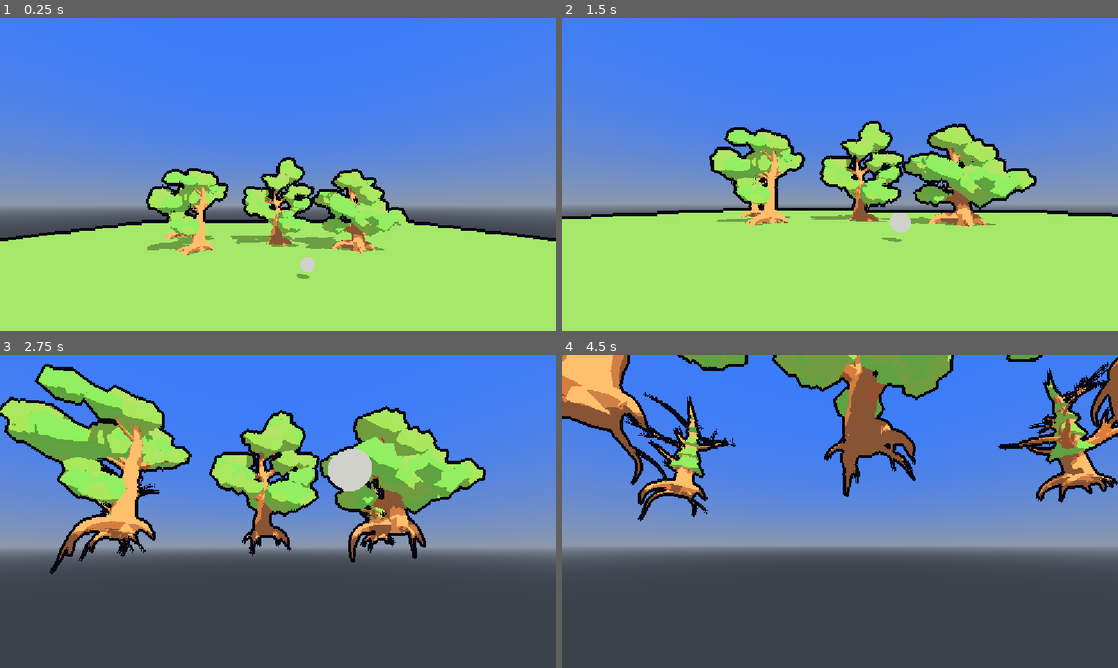
Above: before the commit, frames 1-4 (two rows, left to right).
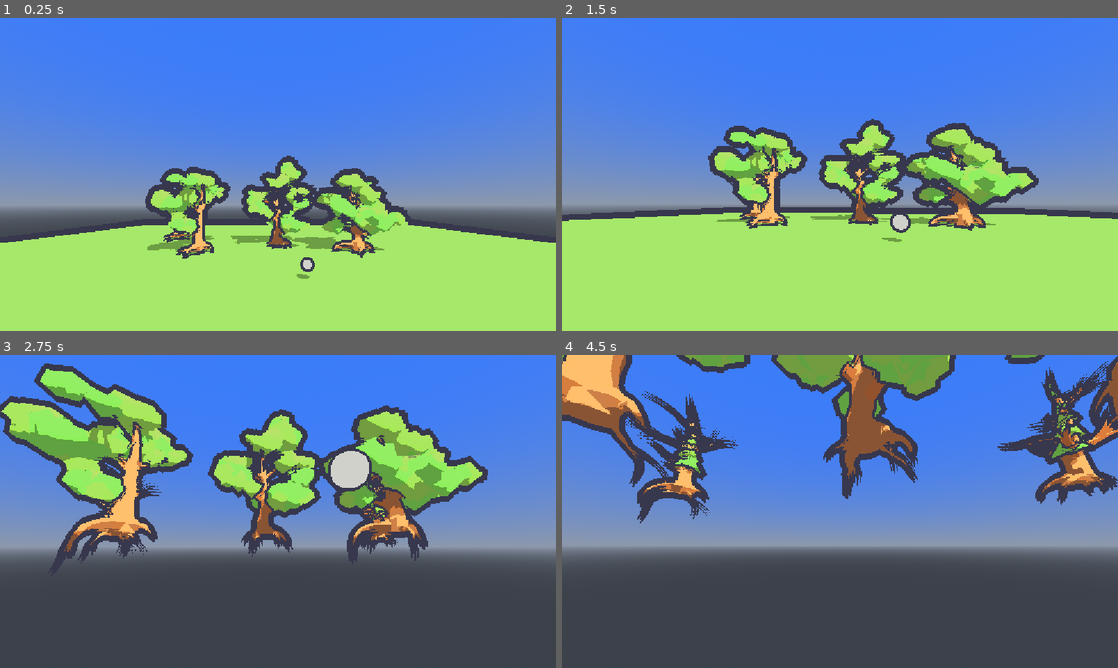
Above: after the commit, the same moments.

Repository: WMsans/anime-tree-rendering
Game: Godot game, scene res://demo/tree_demo.tscn
Same seed, same stepped clock (60 frames per second), same inputs: the game is played once before the commit and once after it. This scene is started directly instead of the project's main scene.
Inputs (mouse positions are in pixels of both pictures, inside the frame that each line leads up to):
- Up to frame 1 (0.25 s): no input
- Up to frame 2 (1.5 s): tap Enter at 0.5 s; move the mouse to (867, 174) at 0.52 s; hold Shift 0.53-1.28 s; hold W from 0.53 s (still down); tap Space at 0.77 s; move the mouse to (812, 174) at 1.27 s; tap Shift at 1.35 s
- Up to frame 3 (2.75 s): keep holding W; tap Space at 1.52 s; move the mouse to (289, 505) at 2.02 s; hold Shift from 2.03 s (still down)
- Up to frame 4 (4.5 s): keep holding W; move the mouse to (834, 517) at 2.77 s; release Shift at 2.78 s; tap Shift at 2.85, 4.35 s; tap Space at 3.02, 3.77 s; move the mouse to (878, 514) at 3.52 s; hold Shift 3.53-4.28 s; move the mouse to (795, 508) at 4.27 s

The runs differ from the first frame. In frame 1, 4.7% of the frame differs, in the area x 0-100%, y 44-82%; in frame 2, 6.7%; in frame 3, 8.8%; in frame 4, 9.3%, in the area x 0-100%, y 0-54%.

Commit message:
feat: leaves over trunk

Diff:
--- a/demo/src/outline_post_process.gd
+++ b/demo/src/outline_post_process.gd
@@ -2,7 +2,9 @@
 ##
 ## Lines are drawn where the view-space depth jumps by more than
 ## [member depth_threshold] metres. Two objects overlapping on screen whose
-## surfaces are closer together than that get no line between them.
+## surfaces are closer together than that get no line between them, unless
+## their hues differ by more than [member color_threshold] (leaves over trunk):
+## then the nearer one gets the line.
 class_name OutlinePostProcess
 extends Node3D
 
@@ -22,6 +24,12 @@
 	set(value):
 		depth_threshold = value
 		_set_param("depth_threshold", value)
+
+## Chromaticity distance that draws a line on the nearer surface with no depth gap.
+@export var color_threshold := 0.08:
+	set(value):
+		color_threshold = value
+		_set_param("color_threshold", value)
 
 var _material: ShaderMaterial
 
@@ -43,6 +51,7 @@
 	_set_param("outline_color", outline_color)
 	_set_param("thickness", thickness)
 	_set_param("depth_threshold", depth_threshold)
+	_set_param("color_threshold", color_threshold)
 
 
 func _set_param(param: StringName, value: Variant) -> void:
--- a/demo/tree_demo.tscn
+++ b/demo/tree_demo.tscn
@@ -59,6 +59,8 @@
 
 [node name="OutlinePostProcess" type="Node3D" parent="." unique_id=153322400]
 script = ExtResource("2_post")
+outline_color = Color(0.21900001, 0.21900001, 0.3, 1)
+thickness = 3.0
 depth_threshold = 2.0
 
 [node name="Ground" type="MeshInstance3D" parent="." unique_id=745682141]
--- a/shaders/outline.gdshader
+++ b/shaders/outline.gdshader
@@ -8,13 +8,20 @@
 uniform float thickness = 1.5;
 // Depth gap between two surfaces, in metres, below which no line is drawn.
 uniform float depth_threshold = 0.5;
+// Hue difference (chromaticity distance) that draws a line on the nearer surface
+// even with no depth gap, e.g. leaves pressed against the trunk.
+uniform float color_threshold = 0.08;
 
 uniform sampler2D depth_texture : hint_depth_texture, filter_nearest;
+// Opaque-only copy, before cel shading. Cel shading keeps hue, so this is fine.
+uniform sampler2D screen_texture : hint_screen_texture, filter_nearest;
 
 // View-space distance of the opaque surface at uv. Godot 4 uses a reverse-Z buffer,
 // so depth 0 is the far plane: sky, or nothing drawn there. inv_proj has to be
 // handed in because stage built-ins are only visible inside the entry points.
-float view_depth(float d, vec2 uv, mat4 inv_proj) {
+float view_depth(vec2 uv, mat4 inv_proj) {
+	// texture() on the depth sampler is available in helper functions.
+	float d = texture(depth_texture, uv).r;
 	if (d <= 0.0) {
 		return 10000.0;
 	}
@@ -22,9 +29,17 @@
 	return -view.z / view.w;
 }
 
-float depth_at(vec2 uv) {
-	// texture() on the depth sampler is available in helper functions.
-	return texture(depth_texture, uv).r;
+// Colour with brightness divided out: lighting and cel bands leave it alone,
+// green leaves and brown bark don't.
+vec3 chroma(vec2 uv) {
+	vec3 c = texture(screen_texture, uv).rgb;
+	return c / max(c.r + c.g + c.b, 1e-4);
+}
+
+// Hue step towards a neighbour, counted only when this pixel is in front of it,
+// so the line lands on the occluder (the leaf) and not on the trunk behind.
+float hue_step(vec3 cc, float c, vec2 uv, float n) {
+	return n > c ? distance(cc, chroma(uv)) : 0.0;
 }
 
 void vertex() {
@@ -37,16 +52,23 @@
 	vec2 r = SCREEN_UV + vec2(o.x, 0.0);
 	vec2 u = SCREEN_UV - vec2(0.0, o.y);
 	vec2 dn = SCREEN_UV + vec2(0.0, o.y);
-	float c = view_depth(depth_at(SCREEN_UV), SCREEN_UV, INV_PROJECTION_MATRIX);
+	float c = view_depth(SCREEN_UV, INV_PROJECTION_MATRIX);
+	float zl = view_depth(l, INV_PROJECTION_MATRIX);
+	float zr = view_depth(r, INV_PROJECTION_MATRIX);
+	float zu = view_depth(u, INV_PROJECTION_MATRIX);
+	float zd = view_depth(dn, INV_PROJECTION_MATRIX);
 	// Second derivative, not a plain difference: a surface receding from the camera
 	// has a large depth difference across it but no line, and this cancels that out.
 	// Across a step between two objects it equals the step in metres, which is
 	// exactly what the threshold is about.
-	float lap = abs(view_depth(depth_at(l), l, INV_PROJECTION_MATRIX)
-			+ view_depth(depth_at(r), r, INV_PROJECTION_MATRIX) - 2.0 * c)
-			+ abs(view_depth(depth_at(u), u, INV_PROJECTION_MATRIX)
-			+ view_depth(depth_at(dn), dn, INV_PROJECTION_MATRIX) - 2.0 * c);
+	float lap = abs(zl + zr - 2.0 * c) + abs(zu + zd - 2.0 * c);
 	float edge = smoothstep(depth_threshold, depth_threshold * 2.0, lap);
+
+	vec3 cc = chroma(SCREEN_UV);
+	float hue = max(max(hue_step(cc, c, l, zl), hue_step(cc, c, r, zr)),
+			max(hue_step(cc, c, u, zu), hue_step(cc, c, dn, zd)));
+	edge = max(edge, smoothstep(color_threshold, color_threshold * 2.0, hue));
+
 	ALBEDO = outline_color.rgb;
 	ALPHA = edge * outline_color.a;
 }
